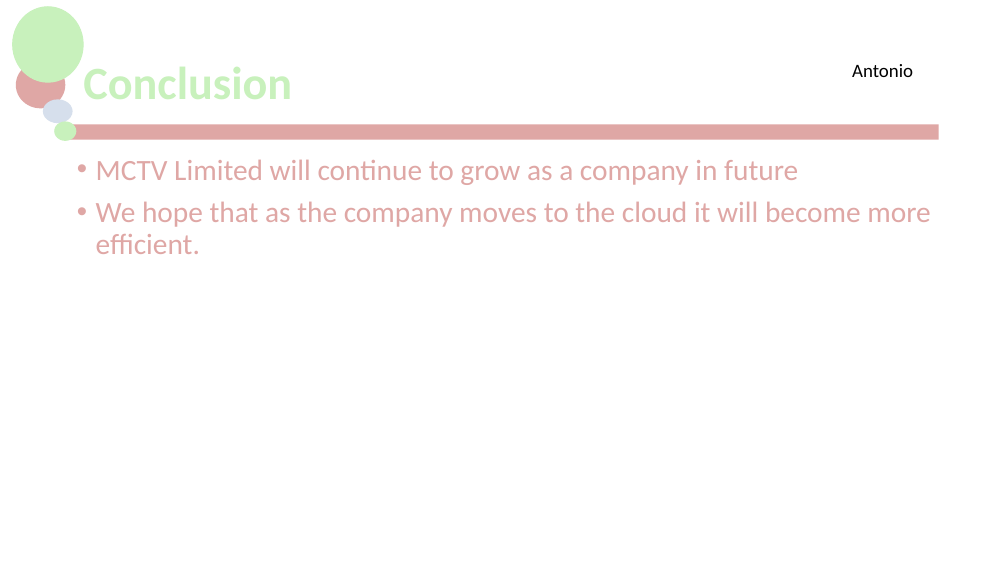
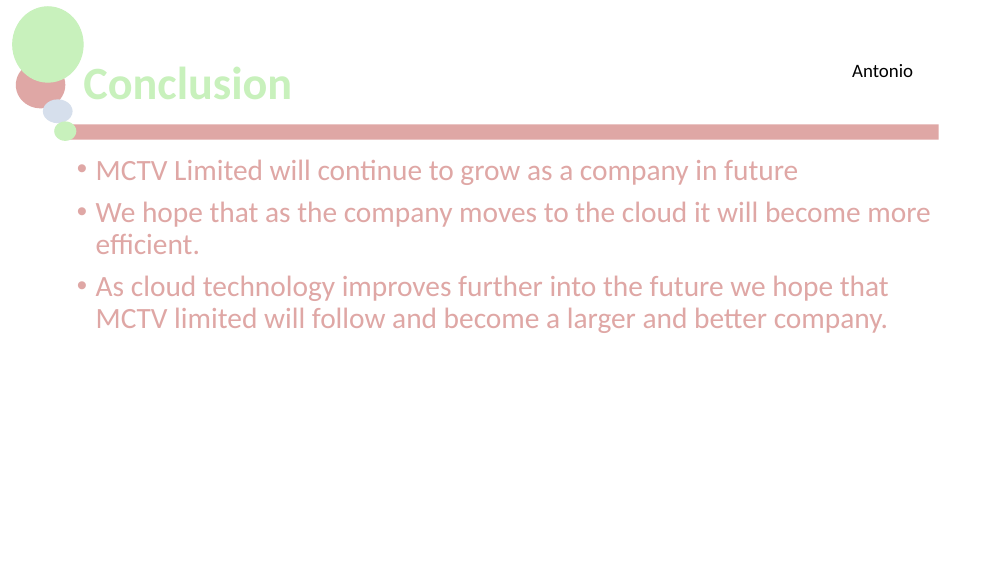
Before and after one commit to jackG97/Project, a slide deck: slide 13 of MCTV Limited.pptx (slide 9 before the commit). Drawn at 1008x567 pixels with LibreOffice and Linux fonts; fonts in the diff are those of the drawing; background and template pictures are left out. Boxes give left, top, right and bottom in pixels: in the first picture for what was removed or moved away, otherwise in the second. Text is boxed around its words. In the diff, an @@ line names an element or a change of style, - is before the commit and + after.

```diff
--- a/MCTV Limited.pptx
+++ b/MCTV Limited.pptx
@@ text at bbox=[96, 276, 889, 333]: paragraph added @@
+• As cloud technology improves further into the future we hope that MCTV limited will follow and become a larger and better company.
```
Also in this commit, not shown: 4 other slides changed, 4 slides added, 1 other file.
